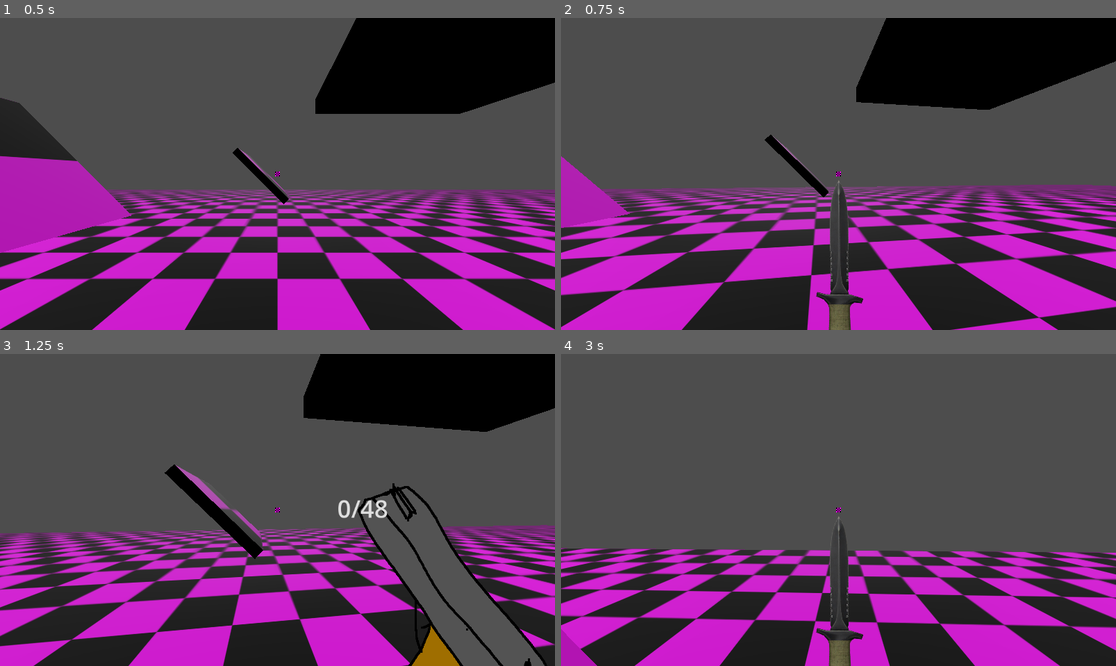
Above: before the commit, frames 1-4 (two rows, left to right).
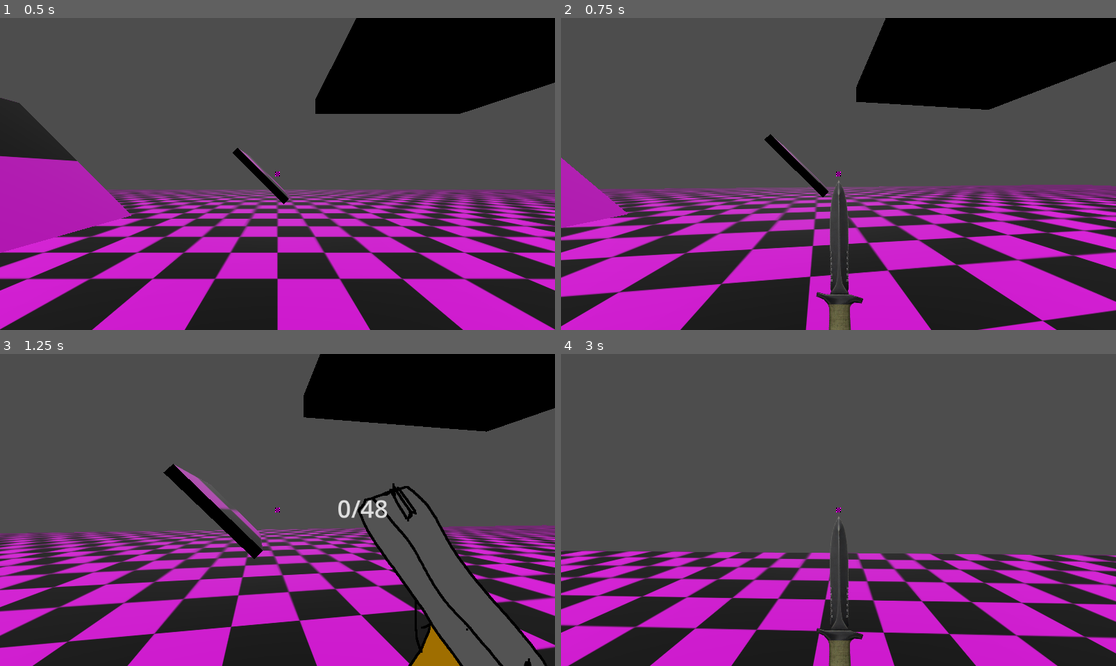
Above: after the commit, the same moments.

Repository: SPSE-Zochova-2627-4c/Henyig_Bilions
Game: Godot game, scene res://scenes/map_1.tscn
Two runs of this game, one before a commit and one after it. Both use one fixed random seed, a clock stepped at 60 frames per second and the inputs below.
Inputs (mouse positions are in pixels of both pictures, inside the frame that each line leads up to):
- Up to frame 1 (0.5 s): no input
- Up to frame 2 (0.75 s): move the mouse to (866, 174) at 0.52 s; hold W (forward) from 0.53 s (still down); hold 1 (1) from 0.53 s (still down)
- Up to frame 3 (1.25 s): keep holding W (forward); keep holding 1 (1); tap Space (jump) at 0.77 s; tap 2 (2) at 0.8 s
- Up to frame 4 (3 s): keep holding W (forward); move the mouse to (810, 510) at 1.27 s; release 1 (1) at 1.28 s; tap 2 (2) at 1.35 s; tap Space (jump) at 1.52 s; tap 3 (3) at 1.55 s; move the mouse to (849, 503) at 2.02 s; hold 3 (3) 2.03-2.78 s; tap 1 (1) at 2.3, 2.85 s; move the mouse to (832, 516) at 2.77 s

Frame 1 is identical in both runs. In frame 2, 3.1% of the frame differs, in the area x 0-100%, y 0-100%; in frame 3, 2.7%; in frame 4, 15%, in the area x 0-100%, y 62-100%.

Commit message:
blood kinda done

Diff:
--- /dev/null
+++ b/bs/new_standard_material_3d.tres
@@ -0,0 +1,16 @@
+[gd_resource type="StandardMaterial3D" format=3 uid="uid://bwoenohlanbk8"]
+
+[ext_resource type="Texture2D" uid="uid://bekb8n3m2yol3" path="res://art/T_smoke_b7.png" id="1_07pfa"]
+
+[resource]
+transparency = 1
+shading_mode = 0
+albedo_color = Color(0.95233446, 0, 0.114763, 1)
+albedo_texture = ExtResource("1_07pfa")
+billboard_mode = 3
+billboard_keep_scale = true
+particles_anim_h_frames = 1
+particles_anim_v_frames = 1
+particles_anim_loop = false
+grow_amount = 1.082
+proximity_fade_distance = 4096.0
--- a/scenes/blood_stream.tscn
+++ b/scenes/blood_stream.tscn
@@ -2,6 +2,7 @@
 
 [ext_resource type="Texture2D" uid="uid://bekb8n3m2yol3" path="res://art/T_smoke_b7.png" id="1_s6d3e"]
 [ext_resource type="Curve" uid="uid://b3ak7ytk1vet2" path="res://bs/alpha_curve.tres" id="2_jx0uu"]
+[ext_resource type="PackedScene" uid="uid://dlus8k5iwdxf4" path="res://scenes/wall.tscn" id="3_llcfr"]
 
 [sub_resource type="StandardMaterial3D" id="StandardMaterial3D_jx0uu"]
 transparency = 1
@@ -14,6 +15,7 @@
 particles_anim_v_frames = 1
 particles_anim_loop = false
 grow_amount = 1.082
+proximity_fade_distance = 4096.0
 
 [sub_resource type="CurveTexture" id="CurveTexture_llcfr"]
 texture_mode = 1
@@ -25,25 +27,72 @@
 angle_max = 720.0
 velocity_pivot = Vector3(0, 0.8, 0)
 direction = Vector3(1, 0.8, 0)
-spread = 5.0
+spread = 6.0
 initial_velocity_min = 3.0
-initial_velocity_max = 5.0
-angular_velocity_min = -100.000015
-angular_velocity_max = 99.999985
-scale_max = 1.3
+initial_velocity_max = 4.0
+angular_velocity_min = -150.00002
+angular_velocity_max = 149.99998
+scale_min = 0.19999999
+scale_max = 0.39999998
 alpha_curve = SubResource("CurveTexture_llcfr")
 collision_mode = 2
 collision_use_scale = true
+sub_emitter_mode = 3
+sub_emitter_amount_at_collision = 1
 
 [sub_resource type="QuadMesh" id="QuadMesh_frkm1"]
+
+[sub_resource type="CompressedTexture2D" id="CompressedTexture2D_llcfr"]
+load_path = "res://.godot/imported/T_smoke_b7.png-7e574e339fae3de271a1612cbdc3f642.s3tc.ctex"
+
+[sub_resource type="StandardMaterial3D" id="StandardMaterial3D_frkm1"]
+transparency = 1
+shading_mode = 0
+albedo_color = Color(0.95233446, 0, 0.114763, 1)
+albedo_texture = SubResource("CompressedTexture2D_llcfr")
+billboard_keep_scale = true
+grow_amount = 1.082
+proximity_fade_distance = 4096.0
+
+[sub_resource type="Curve" id="Curve_llcfr"]
+_data = [Vector2(0, 0), 0.0, 0.0, 0, 0, Vector2(0.060126588, 1), 0.0, 0.0, 0, 0, Vector2(0.7025317, 1), 0.0, 0.0, 0, 0, Vector2(1, 1), 0.0, 0.0, 0, 0]
+point_count = 4
+
+[sub_resource type="CurveTexture" id="CurveTexture_frkm1"]
+curve = SubResource("Curve_llcfr")
+
+[sub_resource type="ParticleProcessMaterial" id="ParticleProcessMaterial_xh5xq"]
+gravity = Vector3(0, 0, 0)
+scale_min = 0.39999998
+scale_max = 0.59999996
+scale_curve = SubResource("CurveTexture_frkm1")
+
+[sub_resource type="QuadMesh" id="QuadMesh_037j0"]
+orientation = 1
 
 [node name="blood_stream" type="Node3D" unique_id=1366203507]
 
 [node name="GPUParticles3D" type="GPUParticles3D" parent="." unique_id=1576381172]
 material_override = SubResource("StandardMaterial3D_jx0uu")
-amount = 30
+amount = 80
+sub_emitter = NodePath("../GPUParticles3D2")
 lifetime = 5.0
 speed_scale = 1.3
 fixed_fps = 60
 process_material = SubResource("ParticleProcessMaterial_llcfr")
 draw_pass_1 = SubResource("QuadMesh_frkm1")
+
+[node name="wall" parent="." unique_id=1004300042 instance=ExtResource("3_llcfr")]
+transform = Transform3D(-4.371139e-08, -0.99999994, 0, 1, -4.3711385e-08, 0, 0, 0, 1, 0, -2.1339483, -2.0281677)
+
+[node name="GPUParticlesCollisionBox3D" type="GPUParticlesCollisionBox3D" parent="." unique_id=13111925]
+transform = Transform3D(1, 0, 0, 0, 1, 0, 0, 0, 1, -0.0009765625, -2.0579555, -2.0269775)
+size = Vector3(9.964844, 1.1567993, 9.974365)
+
+[node name="GPUParticles3D2" type="GPUParticles3D" parent="." unique_id=1984675754]
+material_override = SubResource("StandardMaterial3D_frkm1")
+cast_shadow = 0
+amount = 2000
+fixed_fps = 60
+process_material = SubResource("ParticleProcessMaterial_xh5xq")
+draw_pass_1 = SubResource("QuadMesh_037j0")
--- a/scripts/player.gd
+++ b/scripts/player.gd
@@ -77,8 +77,8 @@
 		velocity.x = move_toward(velocity.x, 0, 0.5)
 		velocity.z = move_toward(velocity.z, 0, 0.5)
 	elif direction:
-		velocity.x = move_toward(velocity.x, direction.x*JUMP_SPEED, delta*10)
-		velocity.z = move_toward(velocity.z, direction.z*JUMP_SPEED, delta*10)
+		velocity.x = move_toward(velocity.x, direction.x*JUMP_SPEED, delta*20)
+		velocity.z = move_toward(velocity.z, direction.z*JUMP_SPEED, delta*20)
 	move_and_slide()
 
 
